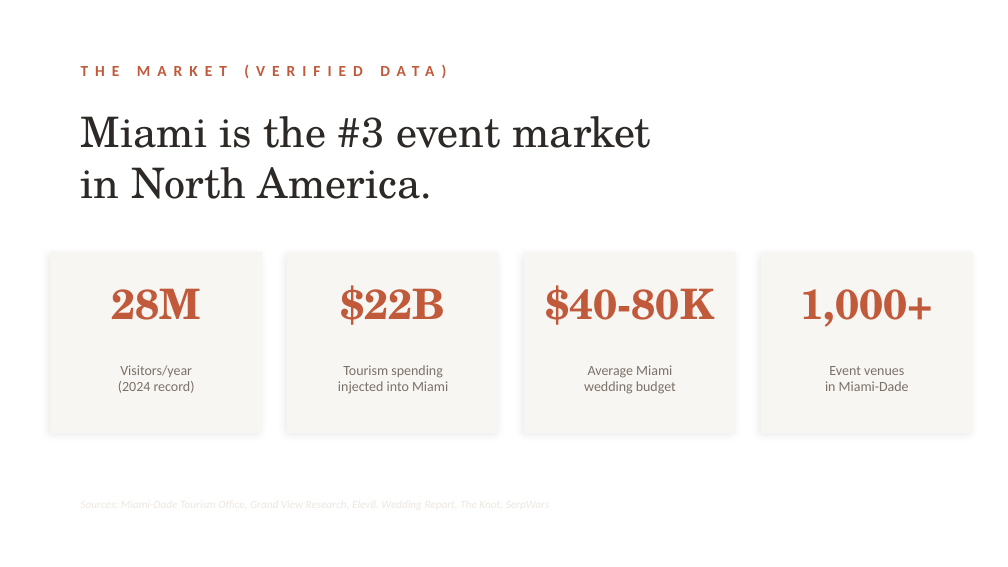
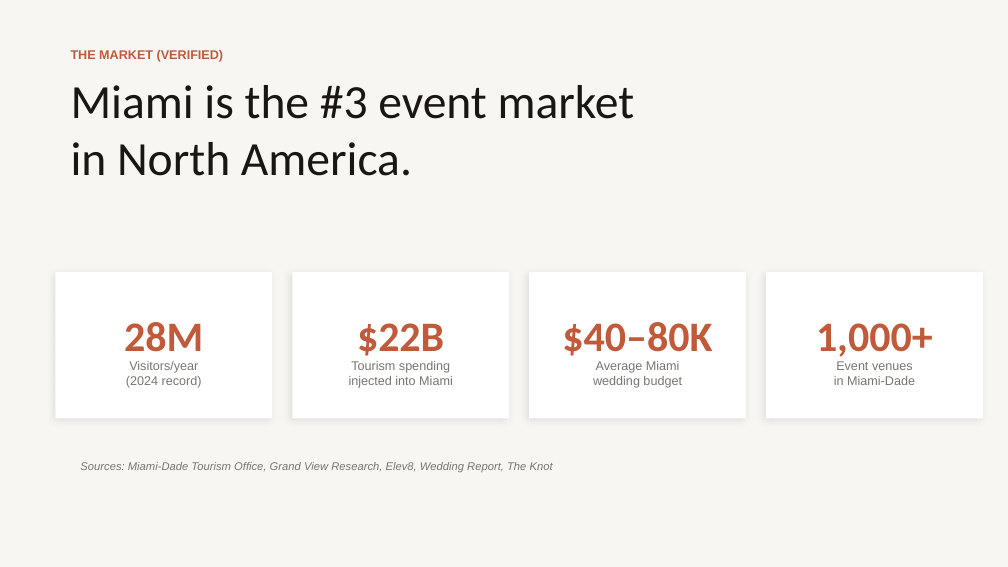
Before and after one commit to georgchimion-oss/venue, a slide deck: slide 3 of docs/VENUE-Business-Plan.pptx. Drawn at 1008x567 pixels with LibreOffice and Linux fonts; fonts in the diff are those of the drawing. Boxes give left, top, right and bottom in pixels: in the first picture for what was removed or moved away, otherwise in the second. Text is boxed around its words. In the diff, an @@ line names an element or a change of style, - is before the commit and + after.

```diff
--- a/docs/VENUE-Business-Plan.pptx
+++ b/docs/VENUE-Business-Plan.pptx
@@ background #FFFFFF to #F8F6F2 @@
@@ text at <box>71,50,224,62</box>: text changed; size 11 to 9 pt; font Calibri to Arial @@
-THE MARKET (VERIFIED DATA)
+THE MARKET (VERIFIED)
@@ text "Miami is the #3 event ...": place and size @@
-text "Miami is the #3 event ..." at <box>81,116,501,199</box>
+text "Miami is the #3 event ..." at <box>71,85,635,176</box>
@@ text "Miami is the #3 event ..." at <box>71,85,635,176</box>: size 30 to 34 pt, font TeX Gyre Schola to Calibri, text colour #2D2926 to #1A1612 @@
@@ text "28M": place and size @@
-text "28M" at <box>112,288,201,320</box>
+text "28M" at <box>124,322,203,362</box>
@@ rectangle: place and size @@
-rectangle at <box>50,252,262,433</box>
+rectangle at <box>55,272,272,418</box>
@@ text "$22B": place and size @@
-text "$22B" at <box>341,285,446,325</box>
+text "$22B" at <box>357,323,444,362</box>
@@ rectangle: place and size @@
-rectangle at <box>287,252,499,433</box>
+rectangle at <box>292,272,509,418</box>
@@ text "$40–80K" at <box>562,322,712,362</box>: vertical alignment middle to bottom @@
@@ rectangle: place and size @@
-rectangle at <box>524,252,736,433</box>
+rectangle at <box>529,272,746,418</box>
@@ font TeX Gyre Schola to Calibri; vertical alignment middle to bottom in 3 elements at <box>357,323,444,362</box>, <box>124,322,203,362</box>, <box>816,323,933,362</box> @@
@@ text "1,000+": place and size @@
-text "1,000+" at <box>801,289,933,327</box>
+text "1,000+" at <box>816,323,933,362</box>
@@ fill #F8F6F2 to #FFFFFF; shadow changed in 4 elements at <box>55,272,272,418</box>, <box>292,272,509,418</box>, <box>529,272,746,418</box>, <box>766,272,983,418</box> @@
@@ rectangle: place and size @@
-rectangle at <box>761,252,973,433</box>
+rectangle at <box>766,272,983,418</box>
@@ text at <box>562,322,712,362</box>: text changed; font TeX Gyre Schola to Calibri @@
-$40-80K
+$40–80K
@@ text "Visitors/year": place and size @@
-text "Visitors/year" at <box>118,365,195,393</box>
+text "Visitors/year" at <box>126,361,202,388</box>
@@ text "Tourism spending": place and size @@
-text "Tourism spending" at <box>338,365,448,394</box>
+text "Tourism spending" at <box>349,361,453,388</box>
@@ text "Average Miami": place and size @@
-text "Average Miami" at <box>584,365,676,394</box>
+text "Average Miami" at <box>593,361,682,388</box>
@@ size 10 to 9 pt, font Calibri to Arial, text colour #7A7168 to #7A756F; vertical alignment middle to top in 4 elements at <box>126,361,202,388</box>, <box>349,361,453,388</box>, <box>593,361,682,388</box>, <box>834,361,915,385</box> @@
@@ text "Event venues": place and size @@
-text "Event venues" at <box>825,366,909,391</box>
+text "Event venues" at <box>834,361,915,385</box>
@@ text added at <box>80,462,553,472</box>, 8 pt, text #7A756F, italic @@
+Sources: Miami-Dade Tourism Office, Grand View Research, Elev8, Wedding Report, The Knot
```
Also in this commit, not shown: 11 other slides changed, 3 slides added, 1 slide removed, 34 other files.
